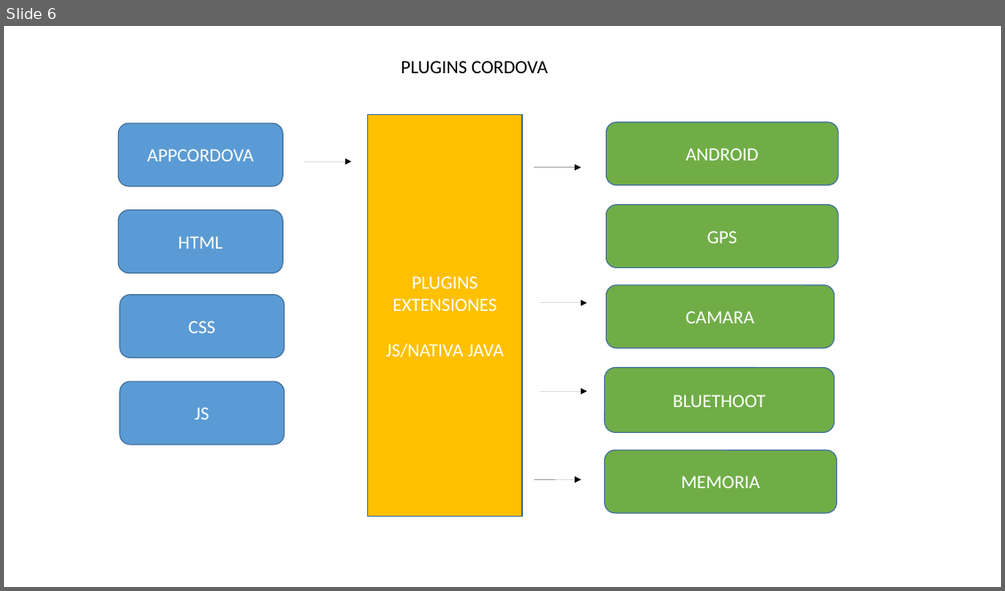
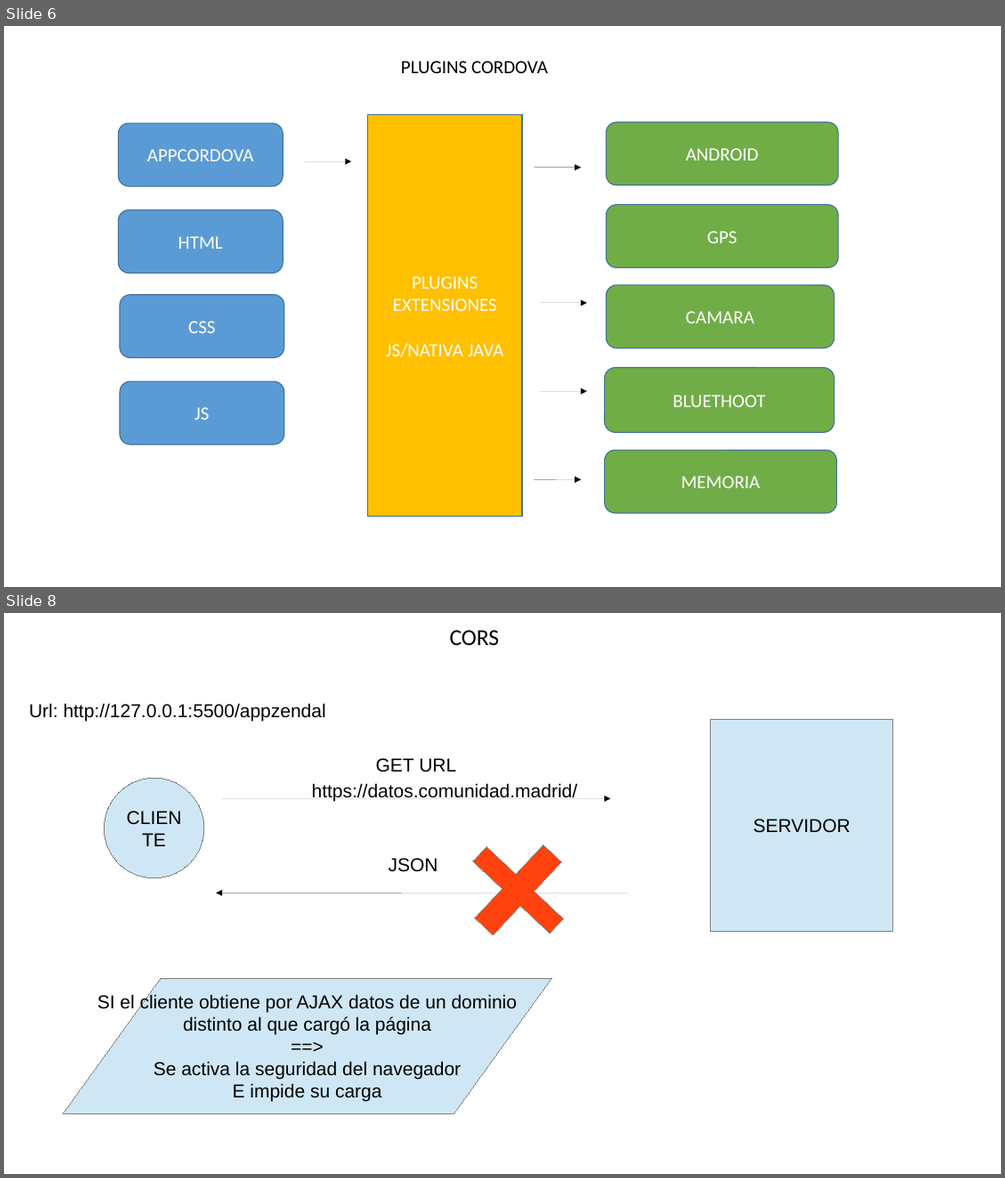
Before and after one commit to Valexx55/cursophonegap, a slide deck: DOCUMENTACION/ESQUEMA CURSO.odp. Shown one above the other, each under a label of ours: slide 6 before the commit, slides 6 and 8 after it; the slides between them are not shown. The pictures are 1005x591 and 1005x1178 pixels, drawn with LibreOffice and Linux fonts; fonts in the diff are those of the drawing. Boxes give left, top, right and bottom in pixels: in the first picture for what was removed or moved away, otherwise in the second. Text is boxed around its words. In the diff, an @@ line names an element or a change of style, - is before the commit and + after.

```diff
--- a/DOCUMENTACION/ESQUEMA CURSO.odp
+++ b/DOCUMENTACION/ESQUEMA CURSO.odp
@@ slide 8 added at bbox=[4, 613, 1001, 1174], background #FFFFFF @@
@@ text added at bbox=[450, 630, 500, 645], 22 pt, text #000000 @@
+CORS
@@ text added at bbox=[29, 703, 326, 722], 18 pt, text #000000 @@
+Url: http://127.0.0.1:5500/appzendal
@@ rectangle added at bbox=[711, 719, 893, 931], fill #CFE7F5, outline #808080 0 pt, 18 pt, text #000000 @@
+SERVIDOR
@@ ellipse added at bbox=[105, 778, 204, 877], fill #CFE7F5, outline #808080 0 pt, 18 pt, text #000000 @@
+CLIENTE
@@ line added at bbox=[222, 798, 610, 798], outline #000000 0 pt, 18 pt, text #000000 @@
+GET URL
@@ text added at bbox=[312, 783, 578, 802], 18 pt, text #000000 @@
+https://datos.comunidad.madrid/
@@ plus added at bbox=[445, 818, 591, 963], fill #FF420E, outline #808080 0 pt @@
@@ text added at bbox=[388, 858, 438, 872], 18 pt, text #000000 @@
+JSON
@@ arrow added from (629, 892) to (216, 892), #000000 0 pt @@
@@ flow chart input output added at bbox=[63, 978, 552, 1113], fill #CFE7F5, outline #808080 0 pt, 18 pt, text #000000 @@
+SI el cliente obtiene por AJAX datos de un dominio
+distinto al que cargó la página
+==>
+Se activa la seguridad del navegador
+E impide su carga
```
Also in this commit, not shown: 3 other slides added, 2 other files.
